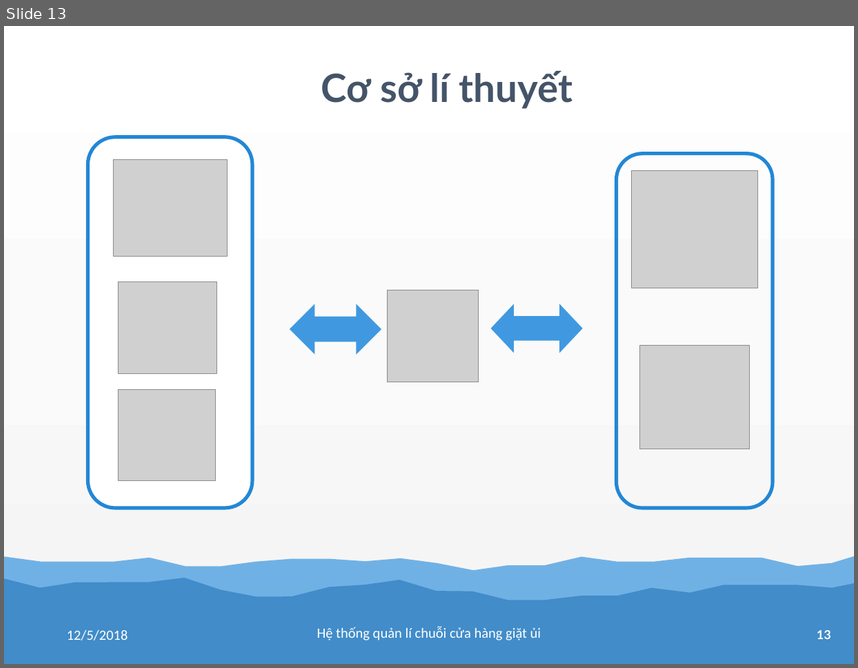
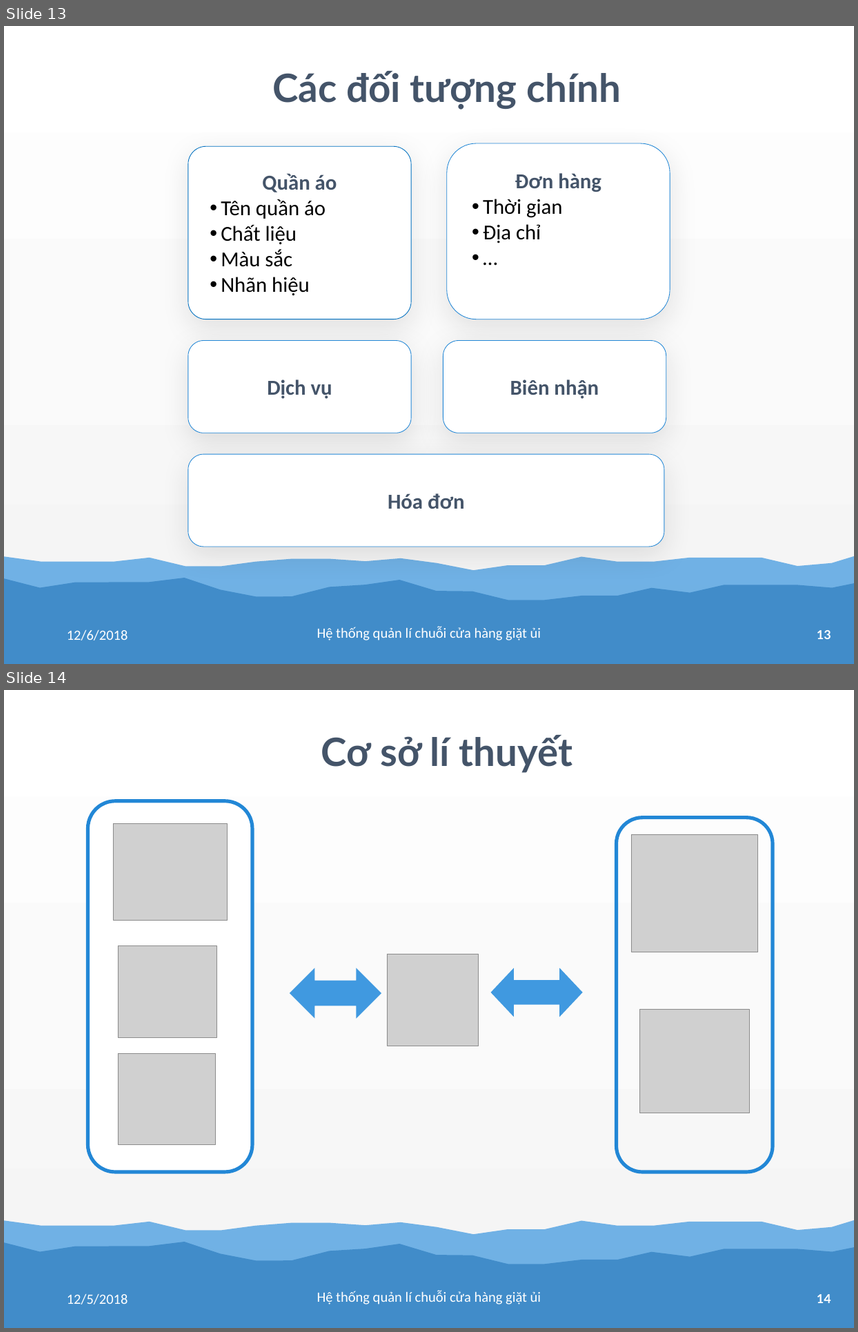
Before and after one commit to tranhoanghuan/Lu-n-v-n, a slide deck: baoCao/bao_cao.pptx. Shown one above the other, each under a label of ours: slide 13 before the commit, slides 13 and 14 after it. The pictures are 858x668 and 858x1332 pixels, drawn with LibreOffice and Linux fonts; fonts in the diff are those of the drawing; grey boxes stand for pictures. Boxes give left, top, right and bottom in pixels: in the first picture for what was removed or moved away, otherwise in the second. Text is boxed around its words. In the diff, an @@ line names an element or a change of style, - is before the commit and + after.

```diff
--- a/baoCao/bao_cao.pptx
+++ b/baoCao/bao_cao.pptx
@@ slide 13 added at (4, 26, 854, 664), background gradient #FFFFFF to #FBFBFB to #F2F2F2; not listed: 3 template elements that a slide beside it also shows @@
@@ text added at (272, 71, 621, 109), 66 pt, text #445469, bold @@
+Các đối tượng chính
@@ group added at (188, 143, 670, 546): 5 rounded rectangles @@
+Quần áo
+• Tên quần áo
+• Chất liệu
+• Màu sắc
+• Nhãn hiệu
+Dịch vụ
+Đơn hàng
+• Thời gian
+• Địa chỉ
+• …
+Biên nhận
+Hóa đơn
@@ text added at (317, 626, 541, 640), 24 pt, text #FFFFFF @@
+Hệ thống quản lí chuỗi cửa hàng giặt ủi
@@ text added at (67, 630, 128, 640), 24 pt, text #FFFFFF @@
+12/6/2018
@@ what was slide 13 is now slide 14 @@
@@ page number at (817, 1294, 831, 1303): text changed @@
-13
+14
```
Also in this commit, not shown: 2 slides changed.
